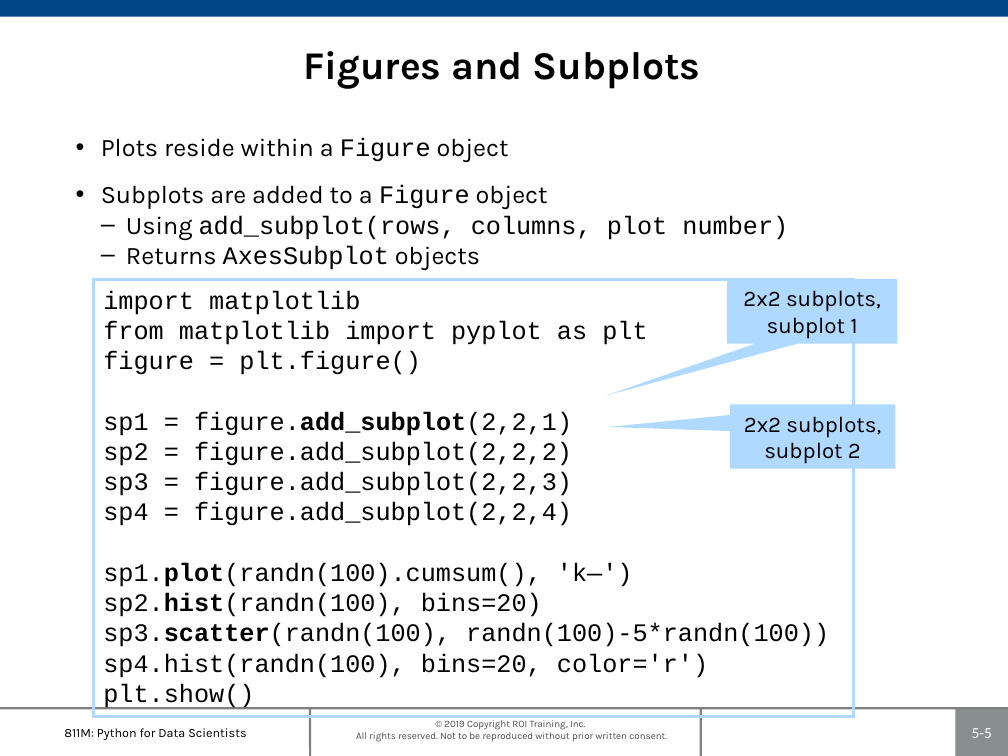
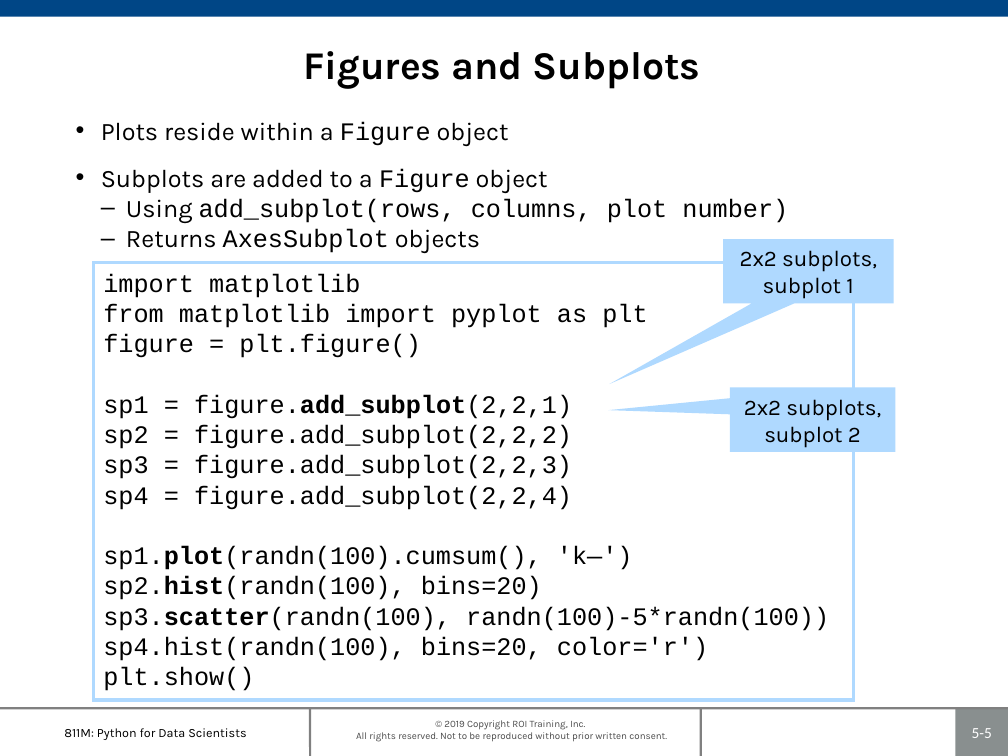
Before and after one commit to roitraining/PythonML, a slide deck: slide 5 of 811M-Ch05_PlottingAndVisualization.pptx. Drawn at 1008x756 pixels with LibreOffice and Linux fonts; fonts in the diff are those of the drawing; background and template pictures are left out. Boxes give left, top, right and bottom in pixels: in the first picture for what was removed or moved away, otherwise in the second. Text is boxed around its words. In the diff, an @@ line names an element or a change of style, - is before the commit and + after.

```diff
--- a/811M-Ch05_PlottingAndVisualization.pptx
+++ b/811M-Ch05_PlottingAndVisualization.pptx
@@ speech box "2x2 subplots, subplot 1": place and size @@
-speech box "2x2 subplots, subplot 1" at (727,279,897,344)
+speech box "2x2 subplots, subplot 1" at (723,239,893,303)
@@ speech box "2x2 subplots, subplot 1" at (723,239,893,303): proportions changed @@
@@ 1 text, 1 rectangle, 1 speech box: place and size @@
-1 text, 1 rectangle, 1 speech box at (94,138,895,717)
+1 text, 1 rectangle, 1 speech box at (94,121,895,700)
```
Also in this commit, not shown: 6 other files.
